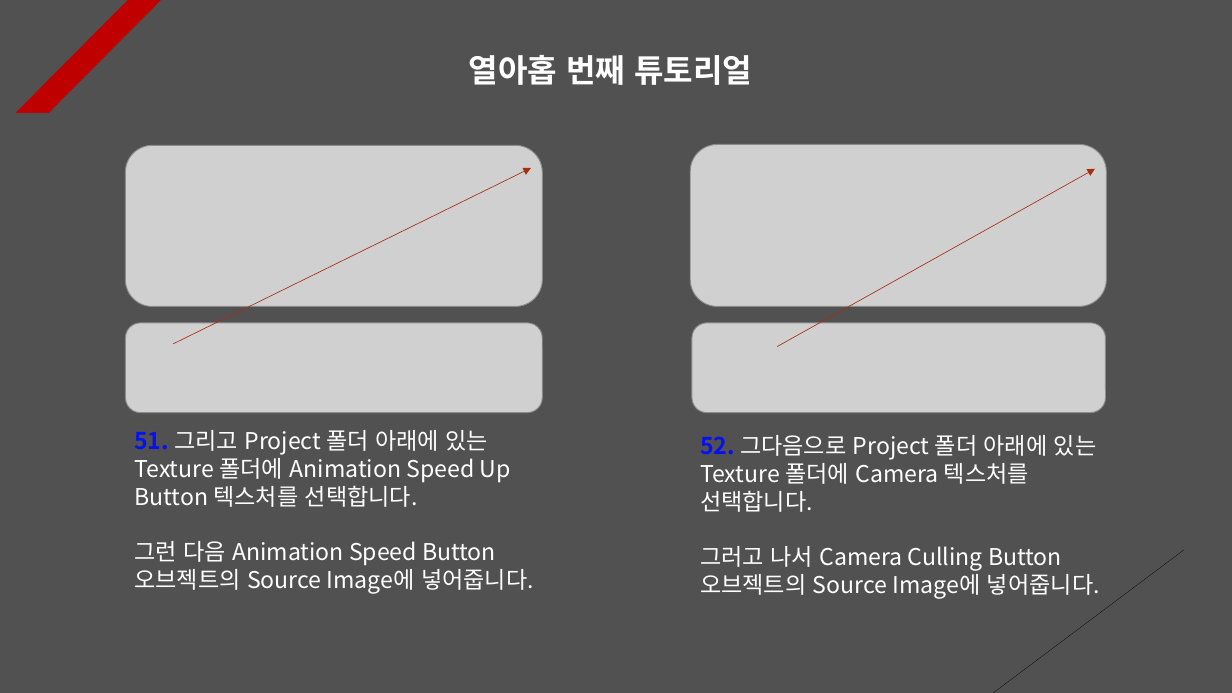
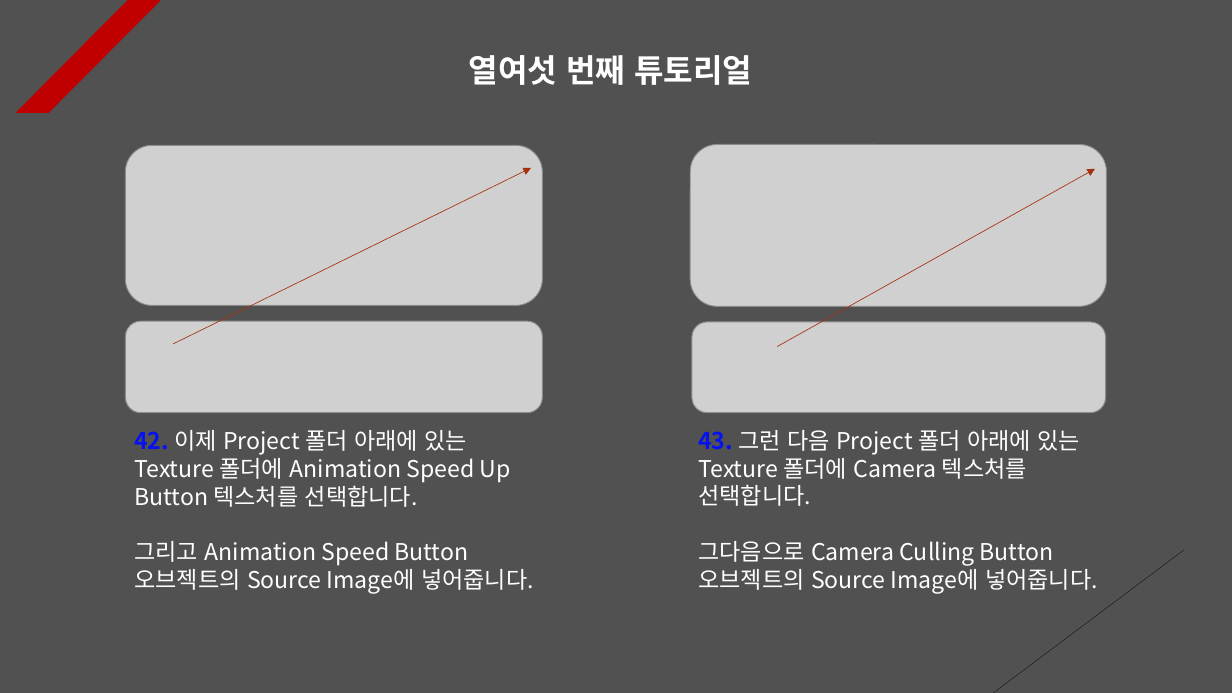
Before and after one commit to Unity2033/3D-UnityEngine, a slide deck: slide 16 of Assets/Animation Retargeting/PPT Data/Animation Retargeting Example.pptx (slide 15 before the commit). Drawn at 1232x693 pixels with LibreOffice and Linux fonts; fonts in the diff are those of the drawing; grey boxes stand for pictures. Boxes give left, top, right and bottom in pixels: in the first picture for what was removed or moved away, otherwise in the second. Text is boxed around its words. In the diff, an @@ line names an element or a change of style, - is before the commit and + after.

```diff
--- a/Assets/Animation Retargeting/PPT Data/Animation Retargeting Example.pptx
+++ b/Assets/Animation Retargeting/PPT Data/Animation Retargeting Example.pptx
@@ text at (469, 55, 752, 85): text changed @@
-열아홉 번째 튜토리얼
+열여섯 번째 튜토리얼
@@ text at (134, 430, 534, 594): text changed @@
-51. 그리고 Project 폴더 아래에 있는 Texture 폴더에 Animation Speed Up Button 텍스처를 선택합니다.
-그런 다음 Animation Speed Button 오브젝트의 Source Image에 넣어줍니다.
+42. 이제 Project 폴더 아래에 있는 Texture 폴더에 Animation Speed Up Button 텍스처를 선택합니다.
+그리고 Animation Speed Button 오브젝트의 Source Image에 넣어줍니다.
@@ text at (698, 430, 1098, 593): text changed @@
-52. 그다음으로 Project 폴더 아래에 있는 Texture 폴더에 Camera 텍스처를 선택합니다.
-그러고 나서 Camera Culling Button 오브젝트의 Source Image에 넣어줍니다.
+43. 그런 다음 Project 폴더 아래에 있는 Texture 폴더에 Camera 텍스처를 선택합니다.
+그다음으로 Camera Culling Button 오브젝트의 Source Image에 넣어줍니다.
```
Also in this commit, not shown: 5 other slides changed, 1 slide added, 6 other files.
